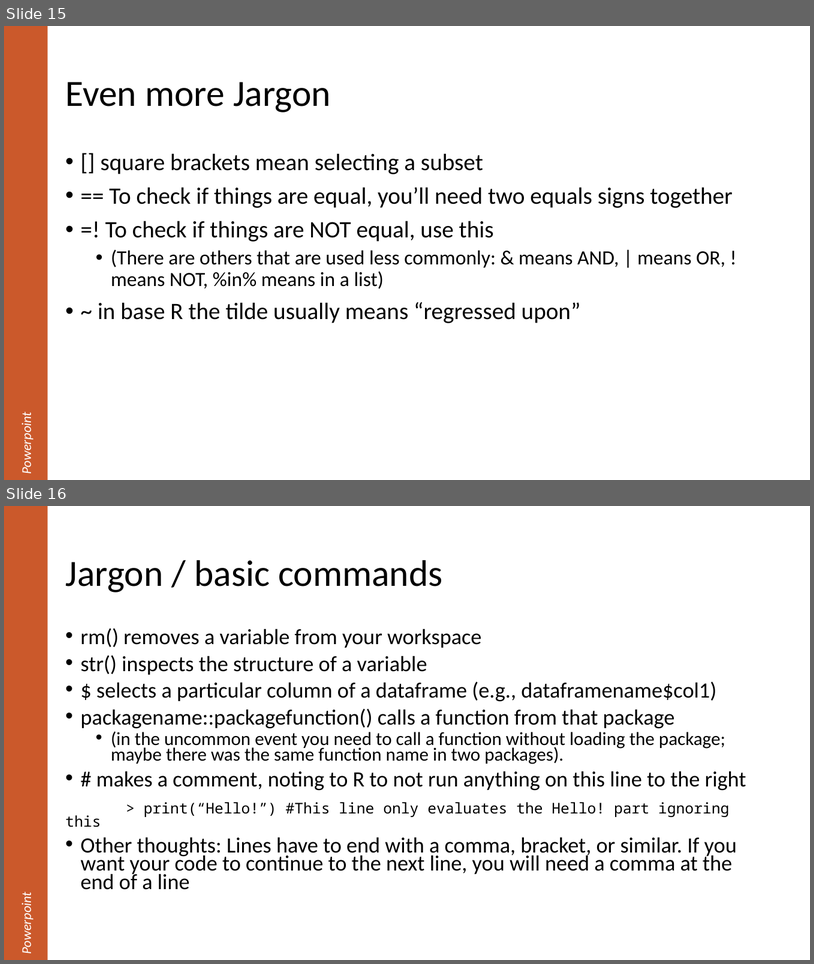
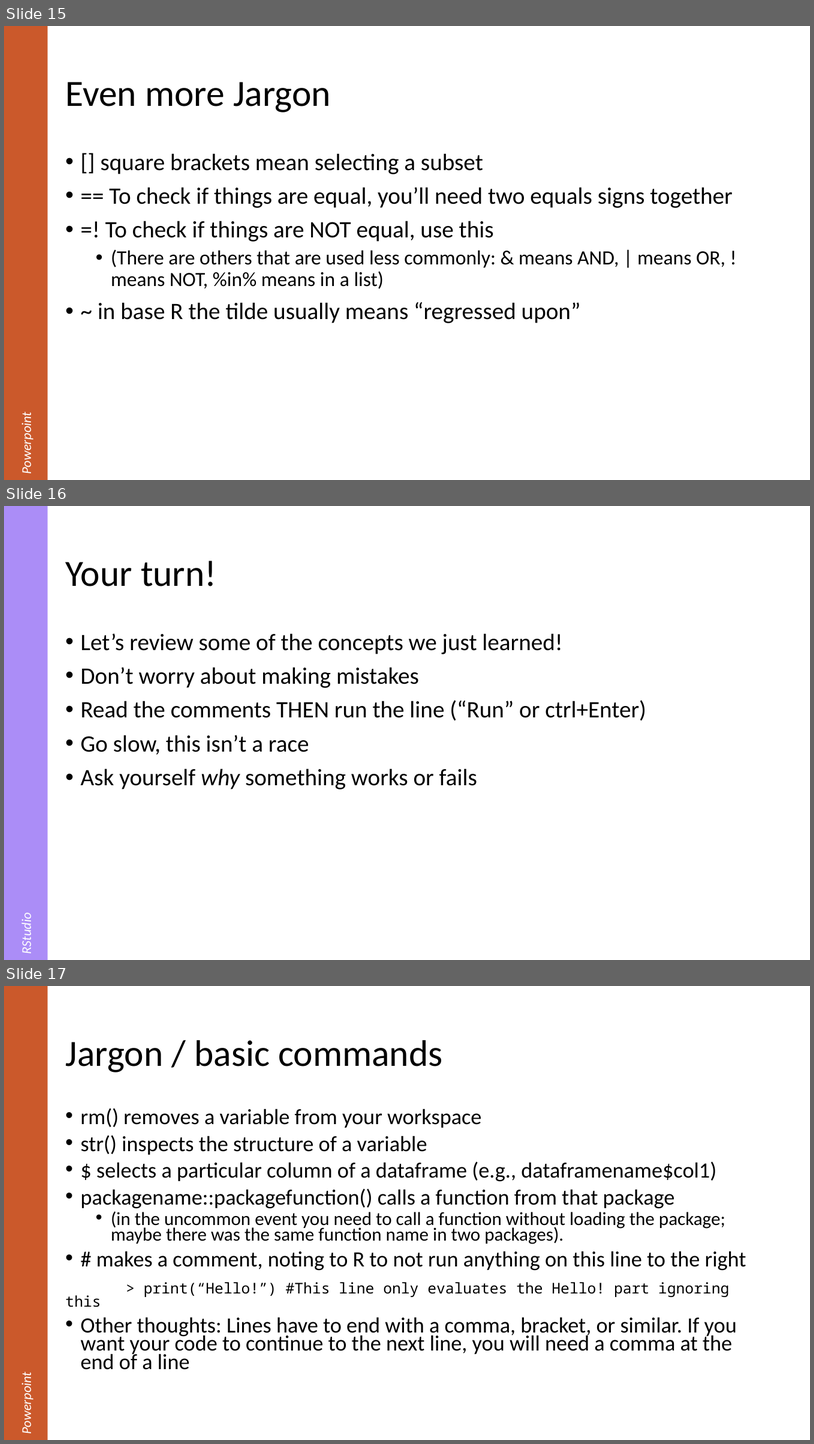
Before and after one commit to justinpriest/R_Intro_ADFG, a slide deck: The Basics of R.pptx. Shown one above the other, each under a label of ours: slides 15 and 16 before the commit, slides 15, 16 and 17 after it. The pictures are 814x964 and 814x1444 pixels, drawn with LibreOffice and Linux fonts; fonts in the diff are those of the drawing. Boxes give left, top, right and bottom in pixels: in the first picture for what was removed or moved away, otherwise in the second. Text is boxed around its words. In the diff, an @@ line names an element or a change of style, - is before the commit and + after.

```diff
--- a/The Basics of R.pptx
+++ b/The Basics of R.pptx
@@ slide 16 added at (x1=4, y1=506, x2=810, y2=960), background #FFFFFF @@
@@ rectangle added at (x1=4, y1=506, x2=48, y2=960), fill #AB8DF7, 16 pt, text #FFFFFF, italic @@
+RStudio
@@ title added at (x1=65, y1=561, x2=217, y2=586), 44 pt, text #000000 @@
+Your turn!
@@ text added at (x1=81, y1=633, x2=647, y2=789), 28 pt, text #000000 @@
+• Let’s review some of the concepts we just learned!
+• Don’t worry about making mistakes
+• Read the comments THEN run the line (“Run” or ctrl+Enter)
+• Go slow, this isn’t a race
+• Ask yourself why something works or fails
@@ what was slide 16 is now slide 17 @@
```
Also in this commit, not shown: 3 slides changed, 3 other slides added, 1 slide removed, 2 other files.
